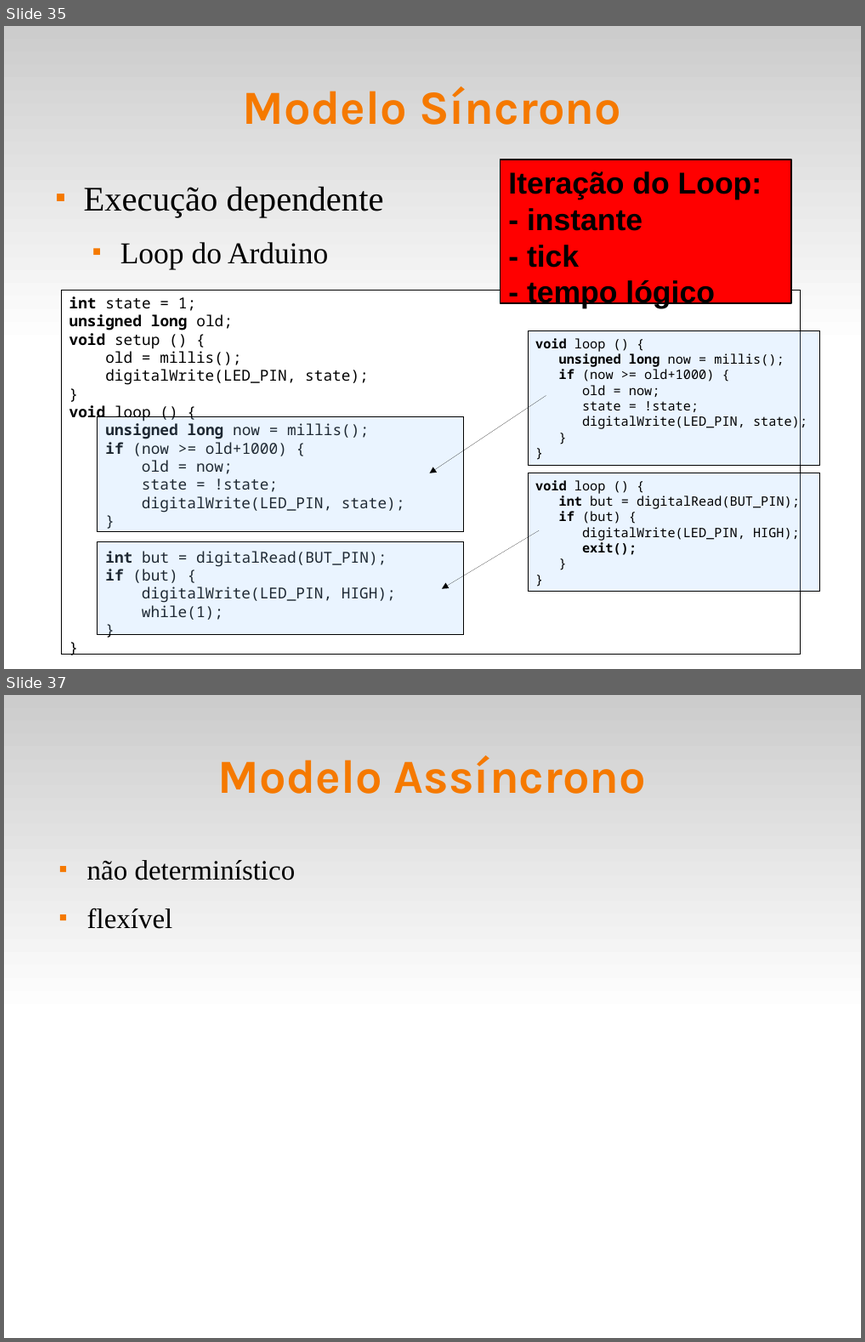
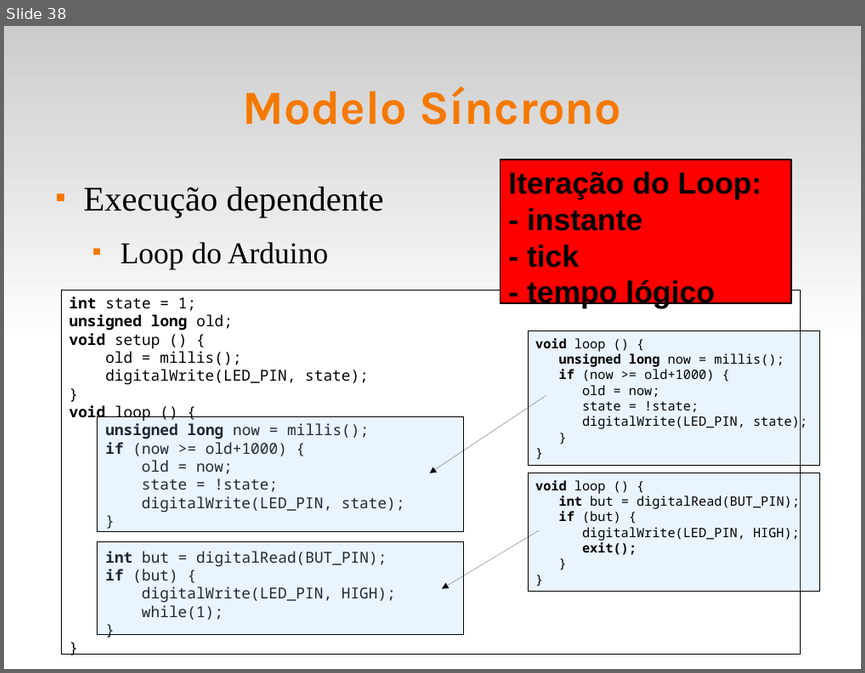
Before and after one commit to fsantanna-uerj/reativos, a slide deck: slides/03_modelos.odp. Shown one above the other, each under a label of ours: slides 35 and 37 before the commit, slide 38 after it; the slides between them are not shown. The pictures are 865x1342 and 865x673 pixels, drawn with LibreOffice and Linux fonts; fonts in the diff are those of the drawing. Boxes give left, top, right and bottom in pixels: in the first picture for what was removed or moved away, otherwise in the second. Text is boxed around its words. In the diff, an @@ line names an element or a change of style, - is before the commit and + after.

Commit message:
(+) Slide "Modelos de Concorrência" (+) Tarefa 3

```diff
--- a/slides/03_modelos.odp
+++ b/slides/03_modelos.odp
@@ slide 37 removed at (4,695,861,1338), background #FFFFFF; not listed: 1 template element that a slide beside it also shows @@
@@ title removed at (218,755,646,794) @@
-Modelo Assíncrono
@@ text removed at (87,860,296,929) @@
-■ não determinístico
-■ flexível
@@ what was slide 35 is now slide 38 @@
```
Also in this commit, not shown: 15 slides changed, 9 slides added, 5 other files.
